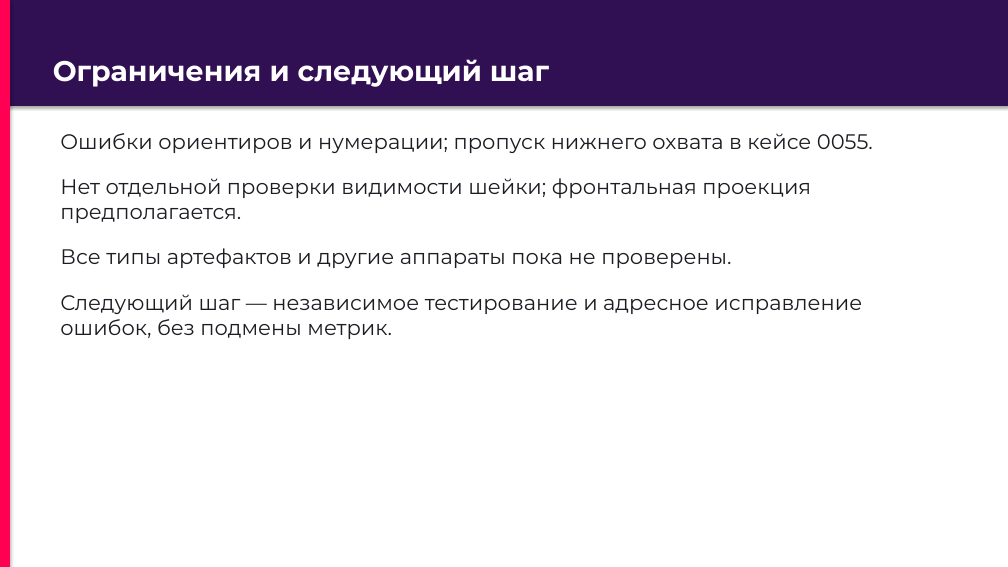
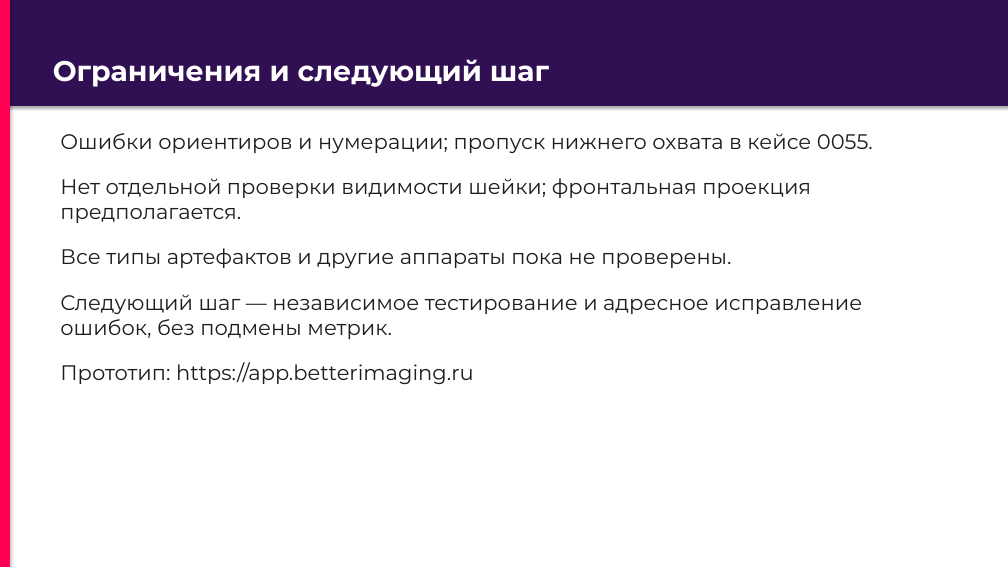
Before and after one commit to Ustalov/dxa_hackaton_lct, a slide deck: slide 13 of docs/presentation.pptx. Drawn at 1008x567 pixels with LibreOffice and Linux fonts; fonts in the diff are those of the drawing; background and template pictures are left out. Boxes give left, top, right and bottom in pixels: in the first picture for what was removed or moved away, otherwise in the second. Text is boxed around its words. In the diff, an @@ line names an element or a change of style, - is before the commit and + after.

```diff
--- a/docs/presentation.pptx
+++ b/docs/presentation.pptx
@@ text at (60, 362, 474, 384): paragraph added @@
+Прототип: https://app.betterimaging.ru
```
Also in this commit, not shown: 5 other files.
